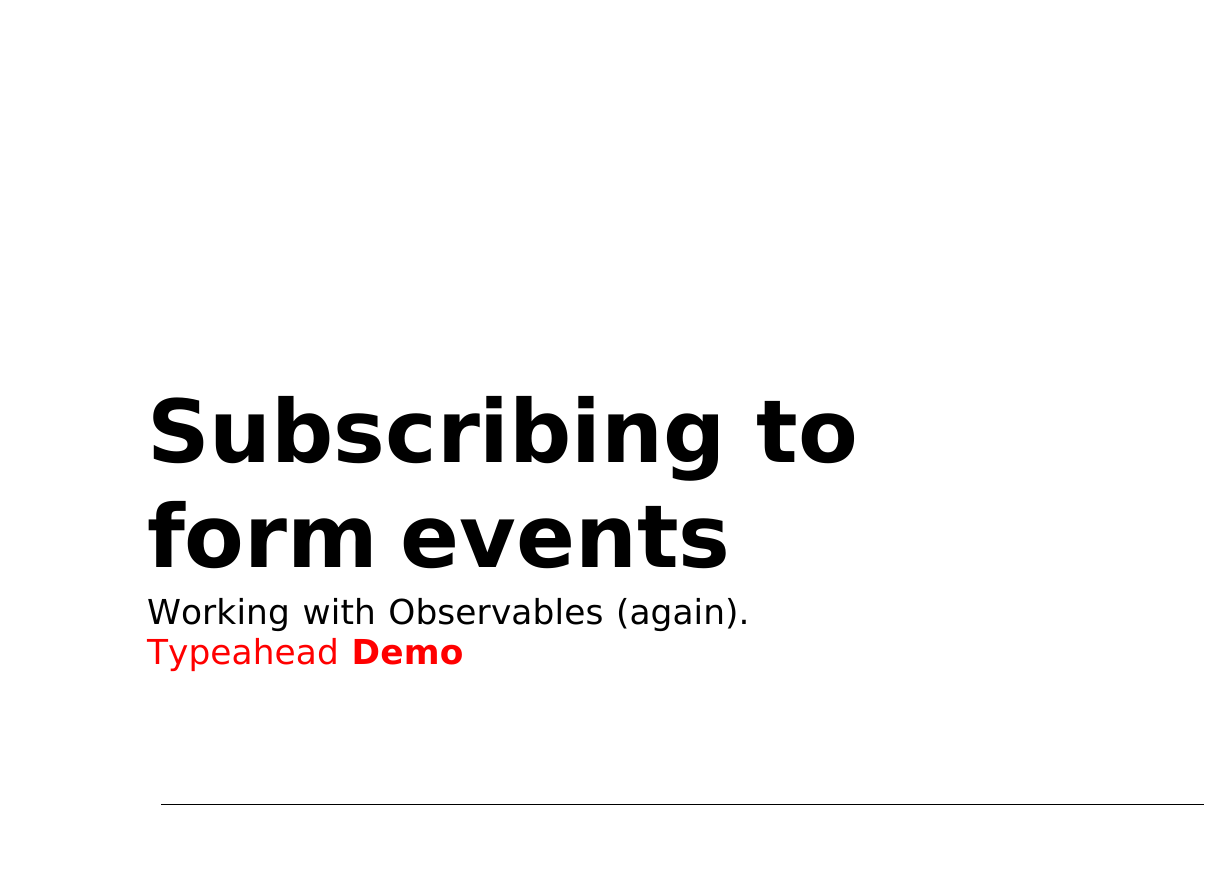
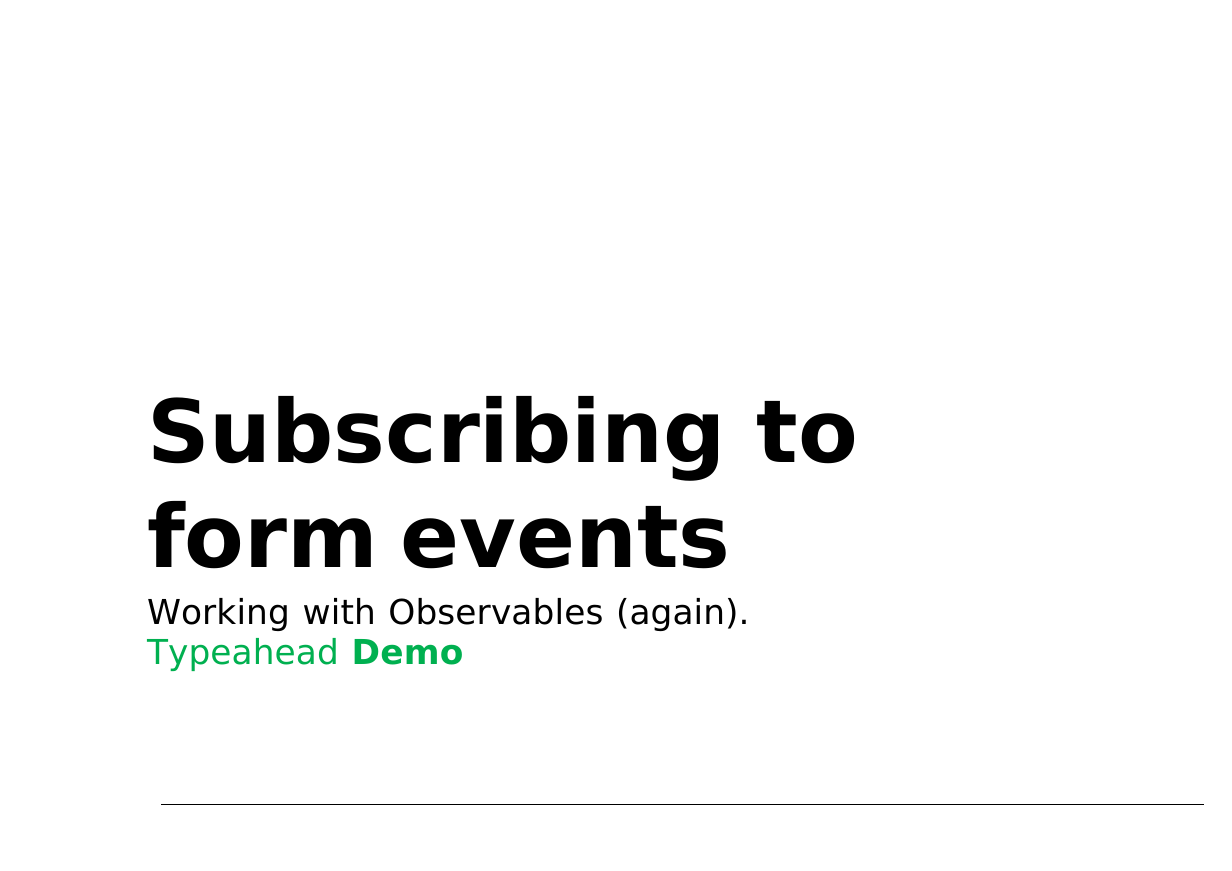
Before and after one commit to petereijgermans11/accelerator-programma, a slide deck: slide 66 of forms/Angular Forms.pptx (slide 62 before the commit). Drawn at 1232x871 pixels with LibreOffice and Linux fonts; fonts in the diff are those of the drawing. Boxes give left, top, right and bottom in pixels: in the first picture for what was removed or moved away, otherwise in the second. Text is boxed around its words. In the diff, an @@ line names an element or a change of style, - is before the commit and + after.

```diff
--- a/forms/Angular Forms.pptx
+++ b/forms/Angular Forms.pptx
@@ text at bbox=[147, 638, 464, 671]: text colour #FF0000 to #00B050 in "Typeahead Demo" @@
```
Also in this commit, not shown: 7 other slides changed, 4 slides added, 5 other files.
